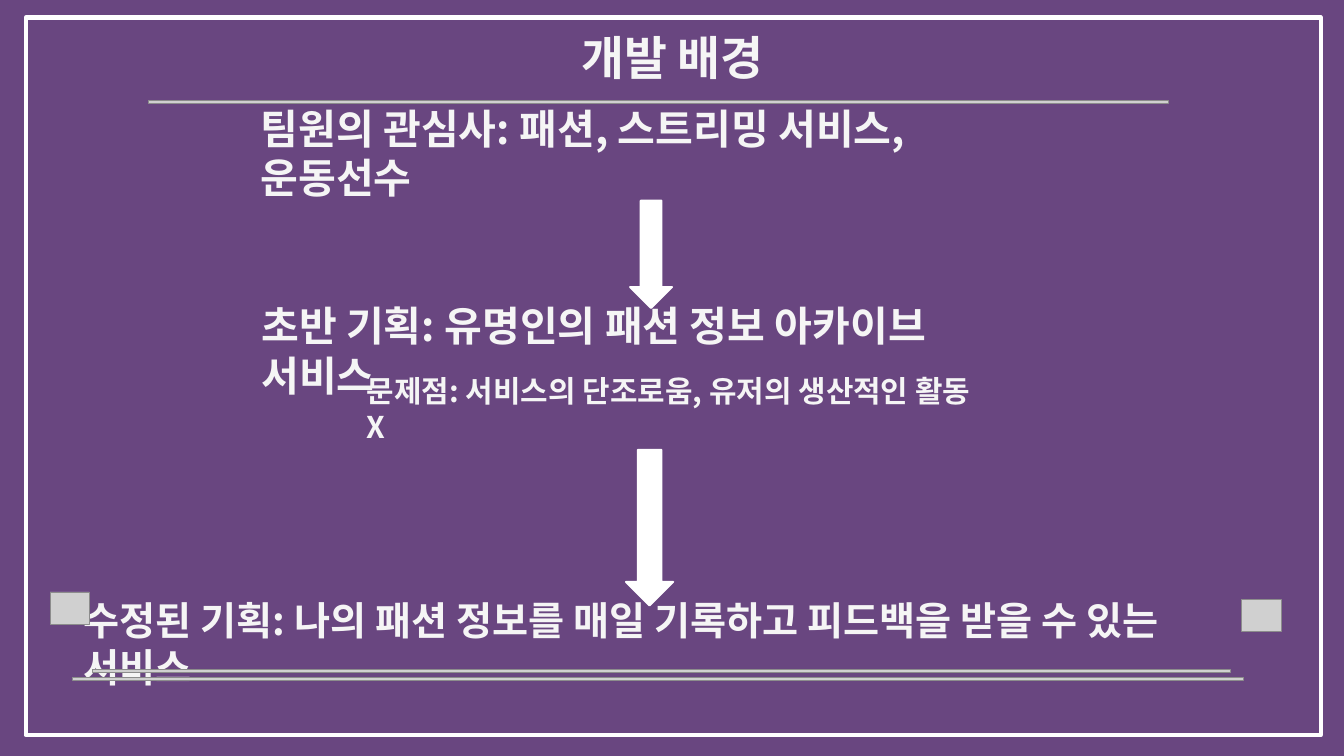
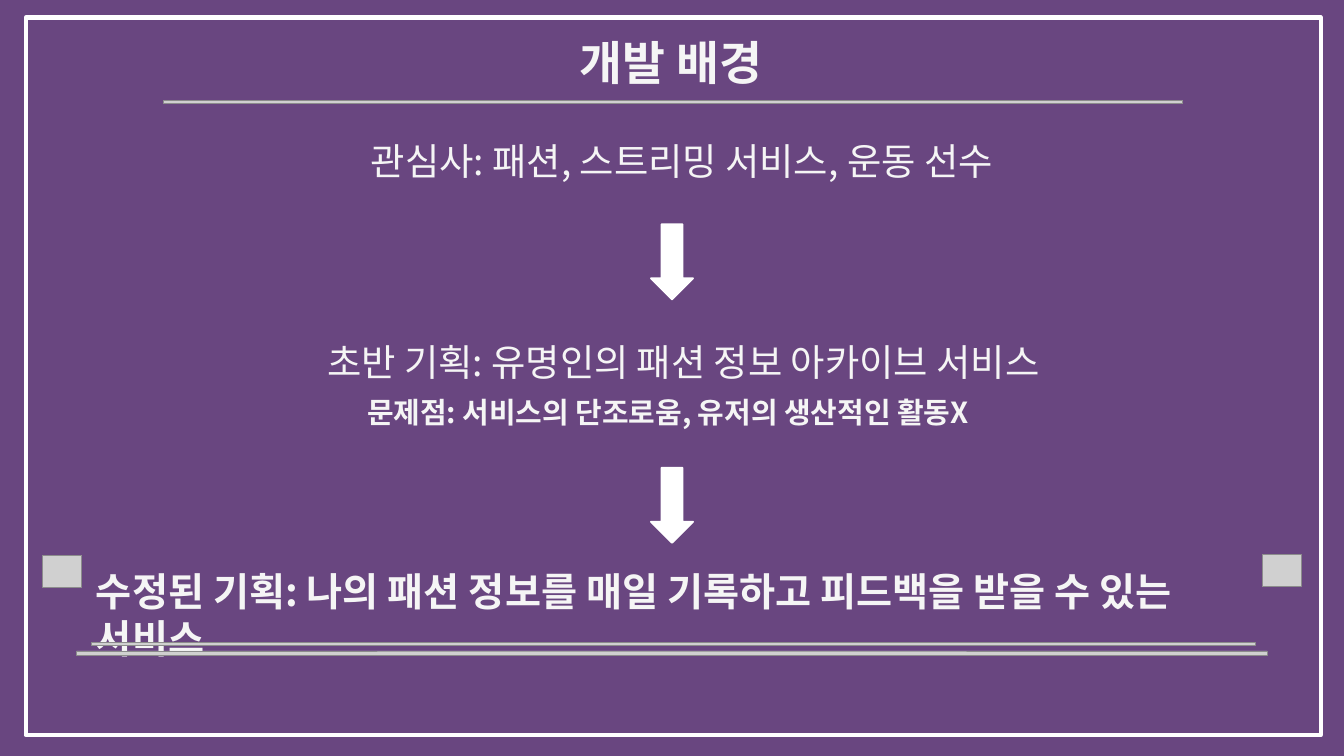
Before and after one commit to bitnarii/YMPM, a slide deck: slide 4 of 기획서/5조 Fit-back.pptx. Drawn at 1344x756 pixels with LibreOffice and Linux fonts; fonts in the diff are those of the drawing; grey boxes stand for pictures; background and template pictures are left out. Boxes give left, top, right and bottom in pixels: in the first picture for what was removed or moved away, otherwise in the second. Text is boxed around its words. In the diff, an @@ line names an element or a change of style, - is before the commit and + after.

Commit message:
기획서 수정 (스타일)

```diff
--- a/기획서/5조 Fit-back.pptx
+++ b/기획서/5조 Fit-back.pptx
@@ text "개발 배경": place and size @@
-text "개발 배경" at [581, 36, 764, 79]
+text "개발 배경" at [580, 41, 762, 84]
@@ picture: place and size @@
-picture at [149, 100, 1168, 103]
+picture at [163, 100, 1183, 103]
@@ text at [371, 144, 993, 182]: text changed; size 44 to 40 pt; bold off @@
-팀원의 관심사: 패션, 스트리밍 서비스, 운동선수
+관심사: 패션, 스트리밍 서비스, 운동 선수
@@ down arrow: place and size @@
-down arrow at [630, 201, 673, 308]
+down arrow at [651, 224, 694, 300]
@@ text "초반 기획: 유명인의 패션 정보 ...": place and size @@
-text "초반 기획: 유명인의 패션 정보 ..." at [261, 299, 926, 402]
+text "초반 기획: 유명인의 패션 정보 ..." at [327, 345, 1039, 379]
@@ text "초반 기획: 유명인의 패션 정보 ..." at [327, 345, 1039, 379]: size 44 to 40 pt, bold off; alignment left to centre @@
@@ text "문제점: 서비스의 단조로움, 유저의 생산적인 ..." at [367, 398, 968, 429]: size 32 to 31 pt; alignment left to centre @@
@@ down arrow: place and size @@
-down arrow at [626, 450, 673, 605]
+down arrow at [651, 468, 694, 543]
@@ picture: place and size @@
-picture at [50, 592, 89, 624]
+picture at [43, 555, 82, 587]
@@ picture: place and size @@
-picture at [1242, 599, 1281, 632]
+picture at [1262, 554, 1301, 587]
@@ text "수정된 기획: 나의 패션 정보를 ..." rewrapped from [83, 595, 1159, 686] to [96, 573, 1171, 657] @@
@@ picture: place and size @@
-picture at [93, 670, 1230, 673]
+picture at [77, 651, 1267, 655]
@@ picture: place and size @@
-picture at [73, 677, 1243, 680]
+picture at [91, 642, 1255, 645]
```
Also in this commit, not shown: 9 other slides changed.
